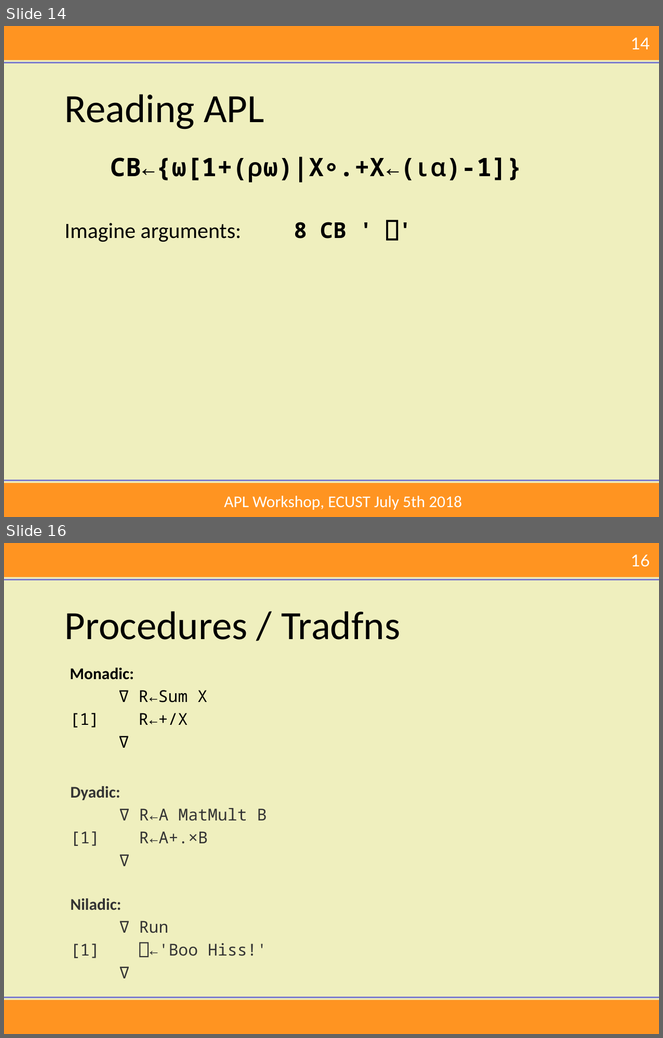
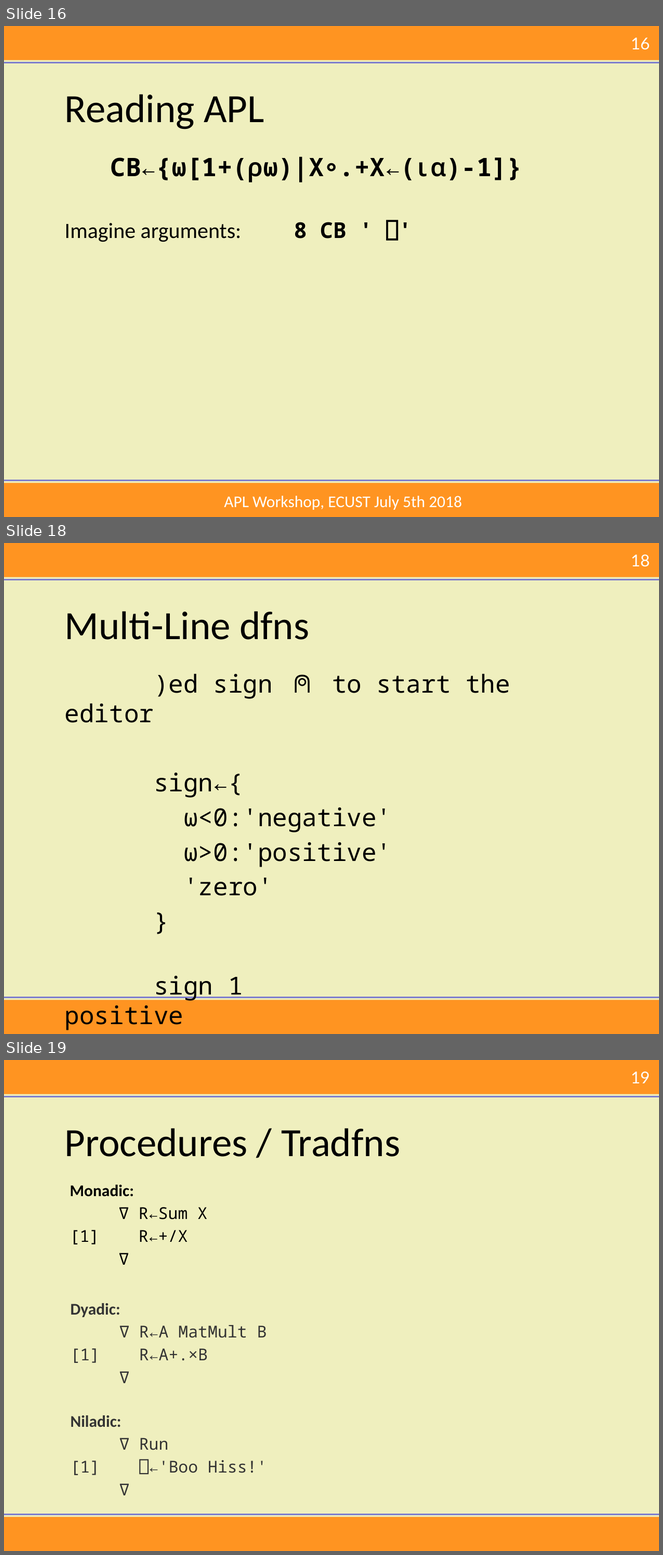
Before and after one commit to mkromberg/ECUST2018, a slide deck: Intro.pptx. Shown one above the other, each under a label of ours: slides 14 and 16 before the commit, slides 16, 18 and 19 after it; the slides between them are not shown. The pictures are 663x1038 and 663x1555 pixels, drawn with LibreOffice and Linux fonts; fonts in the diff are those of the drawing; background and template pictures are left out. Boxes give left, top, right and bottom in pixels: in the first picture for what was removed or moved away, otherwise in the second. Text is boxed around its words. In the diff, an @@ line names an element or a change of style, - is before the commit and + after.

```diff
--- a/Intro.pptx
+++ b/Intro.pptx
@@ slide 18 added at (4,543,659,1034), background #EFEFBE; not listed: 5 template elements that a slide beside it also shows @@
@@ title added at (65,611,309,640), 44 pt, text #000000 @@
+Multi-Line dfns
@@ text added at (65,674,510,1031), 27.2 pt, text #000000 @@
+)ed sign ⍝ to start the editor
+sign←{
+⍵<0:'negative'
+⍵>0:'positive'
+'zero'
+}
+sign 1
+positive
@@ what was slide 14 is now slide 16 @@
@@ page number at (631,37,650,50): text changed @@
-14
+16
@@ what was slide 16 is now slide 19 @@
@@ page number at (631,1071,650,1083): text changed @@
-16
+19
```
Also in this commit, not shown: 7 slides changed, 4 other slides added, 7 slides removed, 1 other file.
